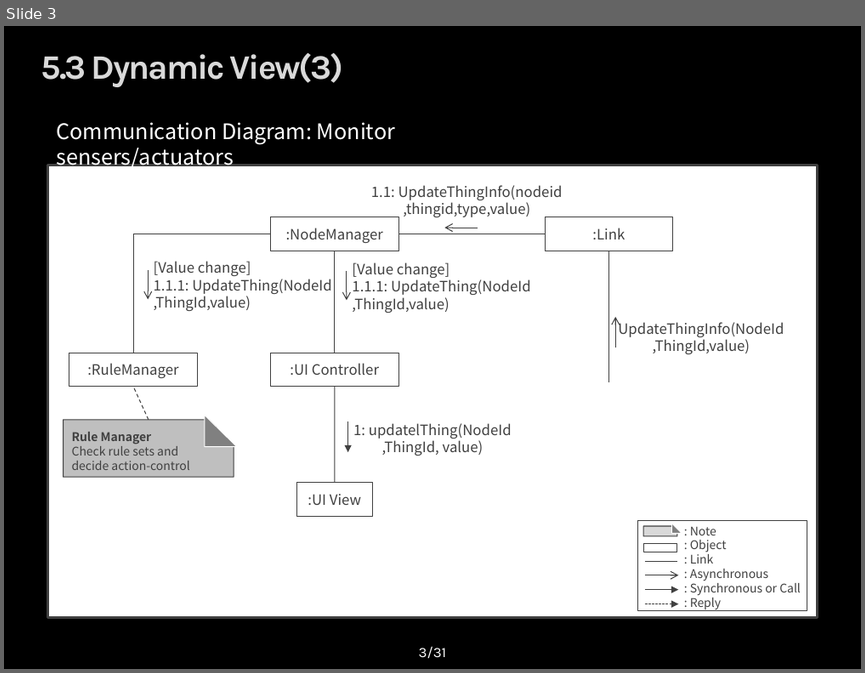
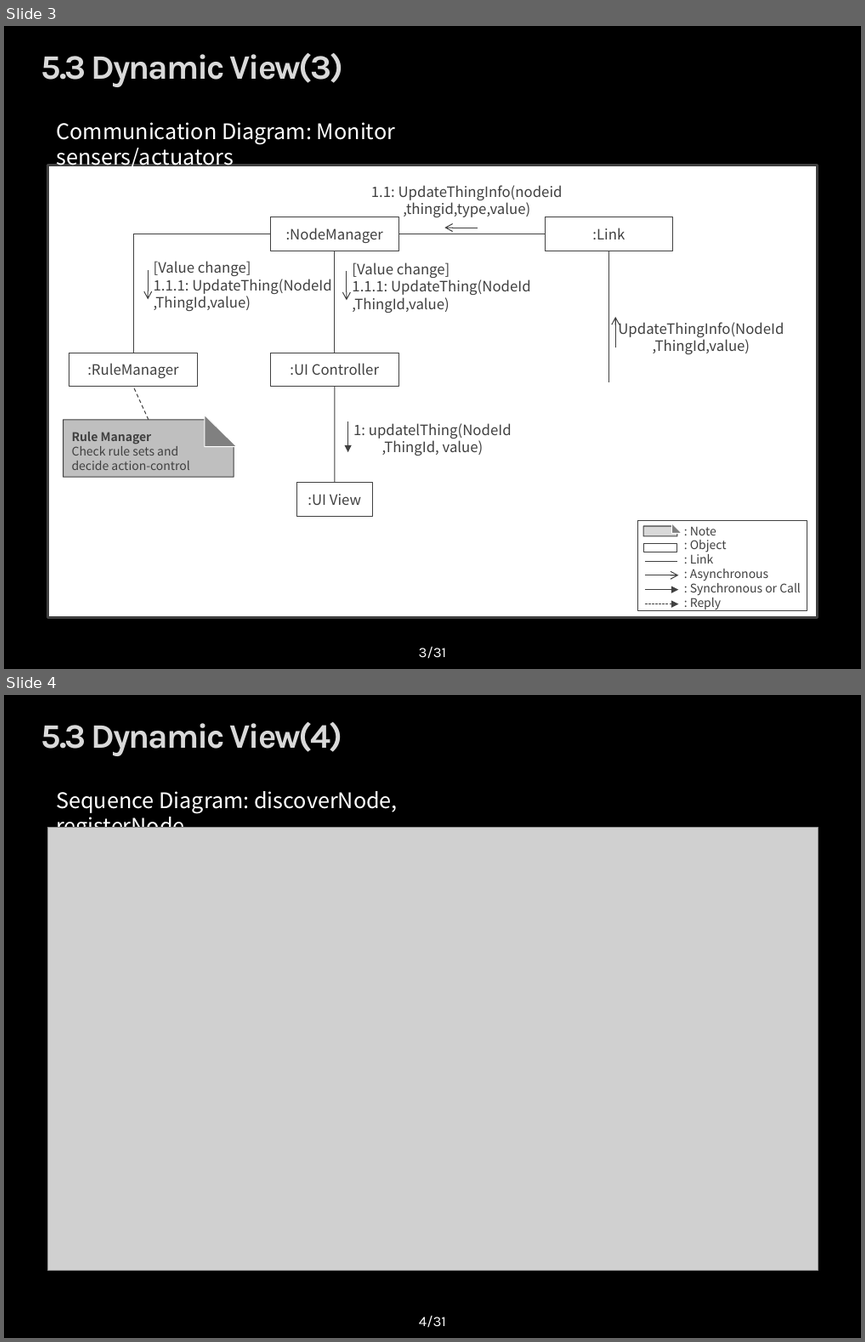
Before and after one commit to youkkwon/smarthome, a slide deck: doc/dynamic view 150616_communication_dgm.pptx. Shown one above the other, each under a label of ours: slide 3 before the commit, slides 3 and 4 after it. The pictures are 865x673 and 865x1342 pixels, drawn with LibreOffice and Linux fonts; fonts in the diff are those of the drawing; grey boxes stand for pictures; background and template pictures are left out. Boxes give left, top, right and bottom in pixels: in the first picture for what was removed or moved away, otherwise in the second. Text is boxed around its words. In the diff, an @@ line names an element or a change of style, - is before the commit and + after.

Commit message:
sequence diagram 추가

```diff
--- a/doc/dynamic view 150616_communication_dgm.pptx
+++ b/doc/dynamic view 150616_communication_dgm.pptx
@@ slide 4 added at (4,695,861,1338), background picture (left out) @@
@@ title added at (41,722,343,756), 28.8 pt, text gradient #F2F2F2 to #D9D9D9 to #595959, bold @@
+5.3 Dynamic View(4)
@@ text added at (56,791,398,839), 18 pt, text #FFFFFF @@
+Sequence Diagram: discoverNode, registerNode
@@ picture added at (47,828,818,1270) @@
@@ page number added at (419,1315,446,1327), 12 pt, text #FFFFFF @@
+4/31
```
Also in this commit, not shown: 1 other slide added.
